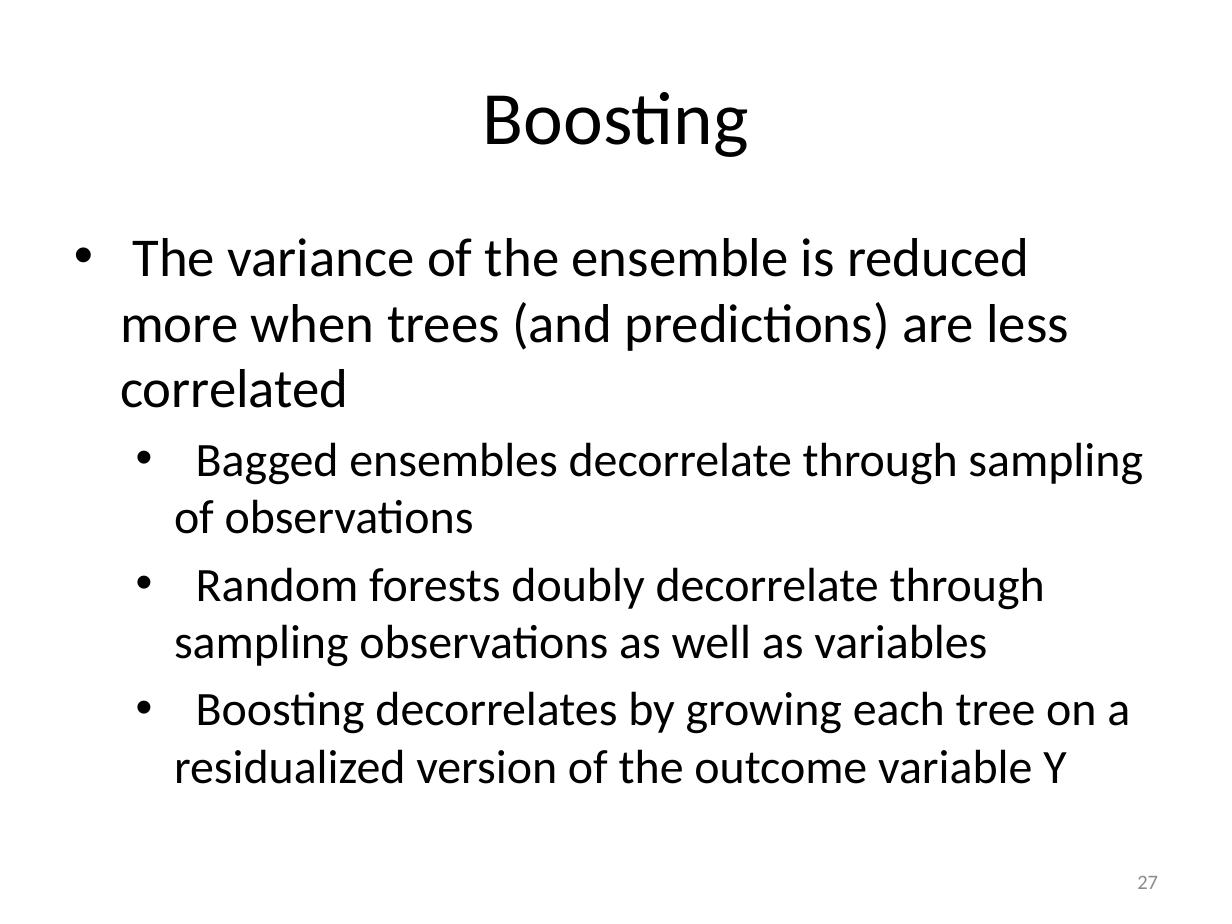
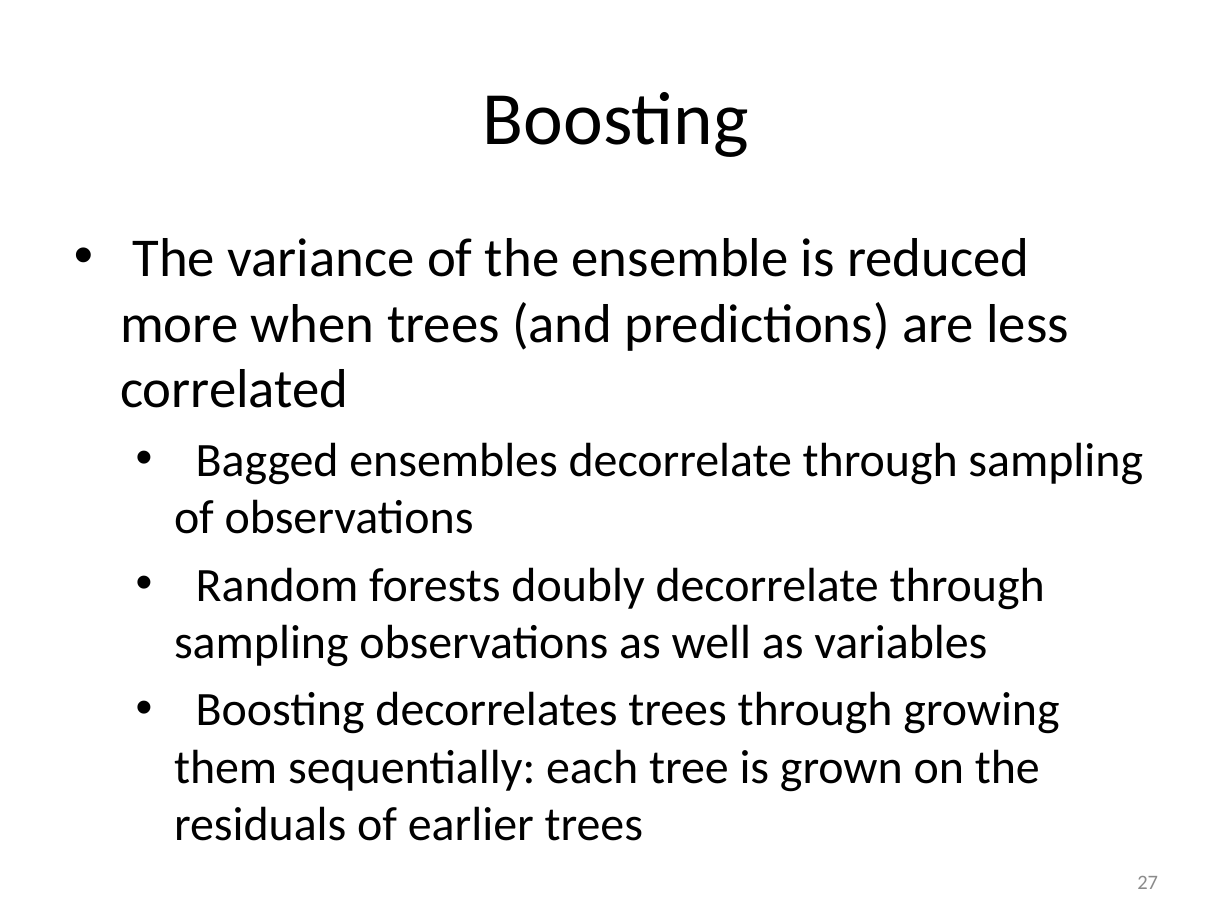
Before and after one commit to marjoleinF/IOPS-SLP, a slide deck: slide 27 of IOPS - trees & ensembles.pptx. Drawn at 1232x924 pixels with LibreOffice and Linux fonts; fonts in the diff are those of the drawing. Boxes give left, top, right and bottom in pixels: in the first picture for what was removed or moved away, otherwise in the second. Text is boxed around its words. In the diff, an @@ line names an element or a change of style, - is before the commit and + after.

```diff
--- a/IOPS - trees & ensembles.pptx
+++ b/IOPS - trees & ensembles.pptx
@@ text at <box>174,691,1059,841</box>: text changed @@
-  • Boosting decorrelates by growing each tree on a residualized version of the outcome variable Y
+  • Boosting decorrelates trees through growing them sequentially: each tree is grown on the residuals of earlier trees
```
Also in this commit, not shown: 5 other slides changed, 1 other file.
